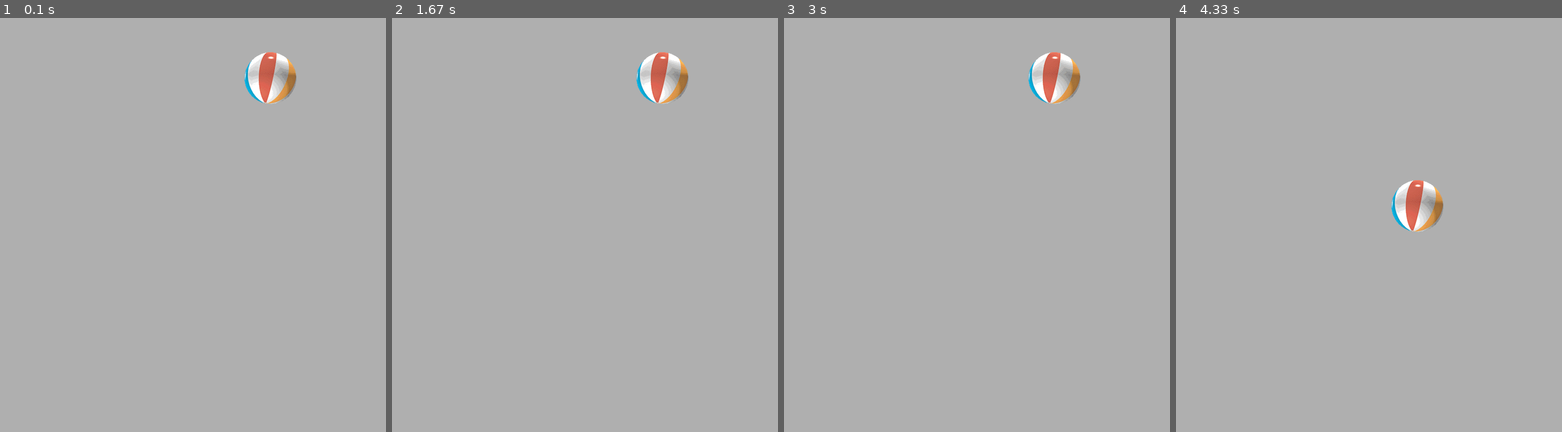
Above: before the commit, frames 1-4 (left to right).
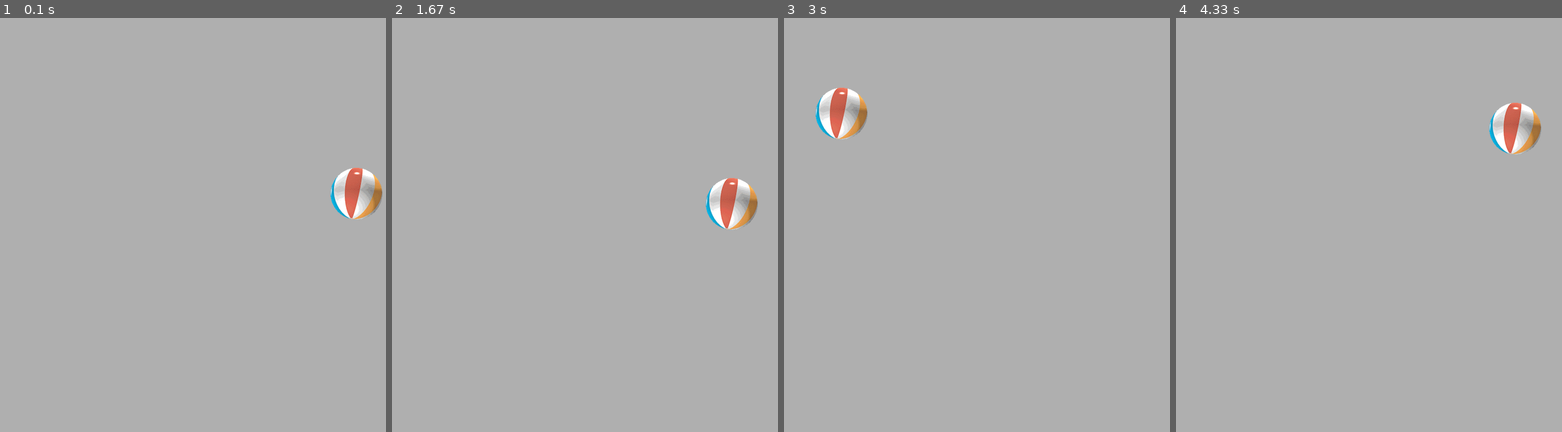
Above: after the commit, the same moments.

Repository: SeanP94/pyUi
Game: pygame game, started from pyUi.py
Two runs of this game, one before a commit and one after it. Both use one fixed random seed, a clock stepped at 60 frames per second and the inputs below.
Inputs (mouse positions are in pixels of both pictures, inside the frame that each line leads up to):
- Up to frame 1 (0.1 s): no input
- Up to frame 2 (1.67 s): click (747, 191) at 0.38 s; click (527, 162) at 0.72 s; click (577, 241) at 1.05 s; click (530, 403) at 1.38 s
- Up to frame 3 (3 s): click (1123, 204) at 1.72 s; click (1004, 340) at 2.05 s; click (830, 332) at 2.38 s; click (1054, 200) at 2.72 s
- Up to frame 4 (4.33 s): click (1233, 113) at 3.05 s; click (1403, 46) at 3.38 s; click (1326, 158) at 3.72 s; click (1434, 71) at 4.05 s

The runs differ from the first frame. In frame 1, 2.3% of the frame differs, in the area x 63-100%, y 8-49%; in frame 2, 2.3%; in frame 3, 2.3%; in frame 4, 2.3%.

Commit message:
Moved the ball logic into it's own Class in folder added pygameglobals

Diff:
--- a/pyUi.py
+++ b/pyUi.py
@@ -10,41 +10,26 @@
 from errLog import logError
 
 import random
+import pygameglobals as g
+from ballGame import Ball
 
-# Temp Globals
-SCREEN_WIDTH = 800
-SCREEN_HEIGHT = 800
-FPS = 60
 pg.init()
+# Get the screen Surface and the clock to limit fps.
+window = pg.display.set_mode((g.SCREEN_WIDTH, g.SCREEN_HEIGHT))
+clock = pg.time.Clock()
+ball = Ball(cpath=cpath)
 
-# # # # # X
-# Temp    #
-# Globals #
-# # # # # #
-BALLH = 100
+# # # # # # X
+# Temp      #
+# Globals 2 #
+# # # # # # #
 
-MAX_X = SCREEN_HEIGHT - BALLH
-MAX_Y = SCREEN_WIDTH - BALLH
 
-ballx = random.randrange(MAX_X)
-bally = random.randrange(MAX_Y)
-ballImage = pg.image.load(cpath / 'images/ball.png')
-ballRect = pg.Rect(ballx, bally, BALLH, BALLH)
-
-def resetBall():
-    global ballx, bally, ballRect
-    ballx = random.randrange(MAX_X)
-    bally = random.randrange(MAX_Y)
-    ballRect = pg.Rect(ballx, bally, BALLH, BALLH)
+# Ball Logic
 
 
 # # # # # X
 
-
-# Get the screen Surface and the clock to limit fps.
-window = pg.display.set_mode((SCREEN_WIDTH, SCREEN_HEIGHT))
-clock = pg.time.Clock()
-RUN_FLAG = True
 
 def eventHandler():
     for event in pg.event.get():
@@ -62,9 +47,8 @@
 
 
         if event.type == pg.MOUSEBUTTONDOWN:
-            if ballRect.collidepoint(event.pos):
-                print(f"{event.pos} : Booped the ball")
-                resetBall()
+            ball.updateBall(event)
+
 def update():
     '''Placeholder for now, does nothing'''
     pass
@@ -73,20 +57,20 @@
 def draw():
     # LIGHT_GRAY is essentially our "clear" the screen color.
     window.fill(cls.LIGHT_GRAY)
-    window.blit(ballImage, (ballx,bally))
+    ball.drawBall(window)
 
 
 def gameLoop():
     '''
     Main Game looop for this test application.
     '''
-    while RUN_FLAG:
+    while g.RUN_FLAG:
         # Handle input
         eventHandler()
         update()
         draw()
         pg.display.update() # Update the window.
-        clock.tick(FPS) # Cap 60FPS
+        clock.tick(g.FPS) # Cap 60FPS
 
 
 
--- /dev/null
+++ b/src/ballGame.py
@@ -0,0 +1,33 @@
+import pygame as pg
+import random
+import pygameglobals as g
+
+class Ball():
+    def __init__(self, cpath):
+        self.BALLH = 100
+        self.MAX_X = g.SCREEN_HEIGHT - self.BALLH
+        self.MAX_Y = g.SCREEN_WIDTH - self.BALLH
+
+        self.ballImage = pg.image.load(cpath / 'images/ball.png')
+        self.ballRect = self.ballImage.get_rect()
+        self.resetBall() # Set balls pos
+
+
+    def resetBall(self):
+        """
+        Resets the ball to a random location on the screen.
+        """
+        self.ballRect.top = random.randrange(self.MAX_Y)
+        self.ballRect.left = random.randrange(self.MAX_X)
+
+    def updateBall(self, event : pg.event.Event):
+        """
+        Takes in an event type and if the ball collides with the
+        mouse, move it to a random location
+        """
+        if self.ballRect.collidepoint(event.pos):
+            print(f"{event.pos} : Booped the ball")
+            self.resetBall()
+
+    def drawBall(self, surface : pg.surface.Surface):
+        surface.blit(self.ballImage, self.ballRect)
--- /dev/null
+++ b/src/pygameglobals.py
@@ -0,0 +1,4 @@
+SCREEN_WIDTH = 800
+SCREEN_HEIGHT = 800
+FPS = 60
+RUN_FLAG = True
